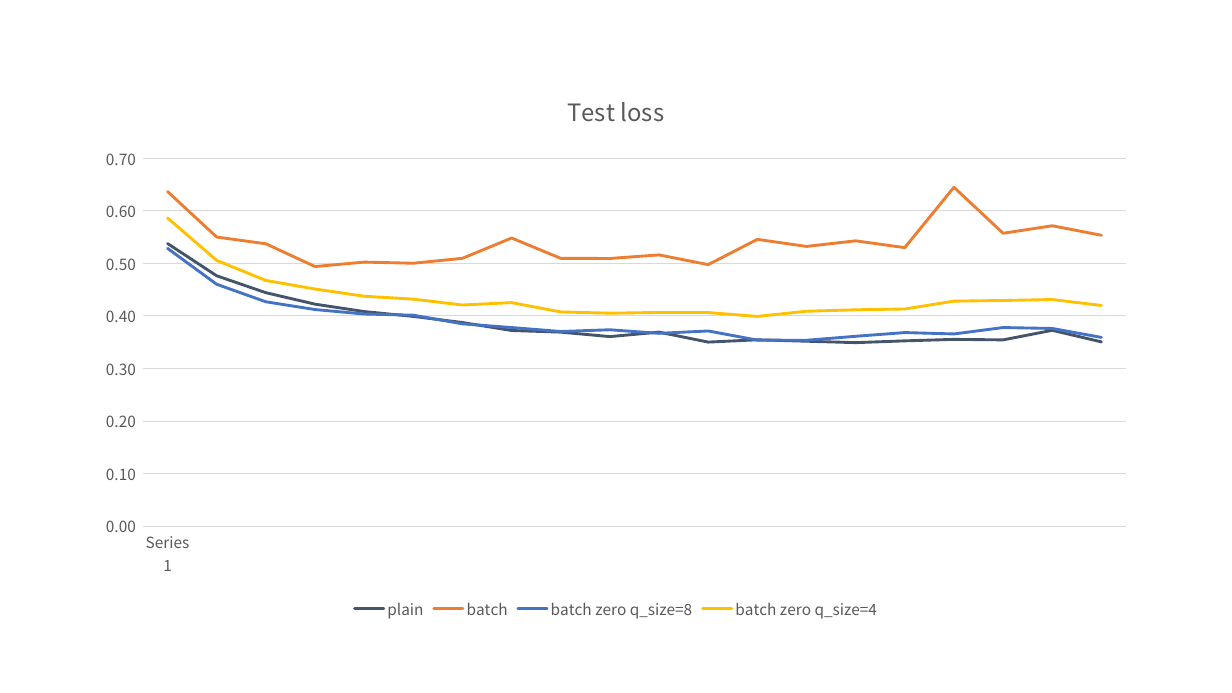
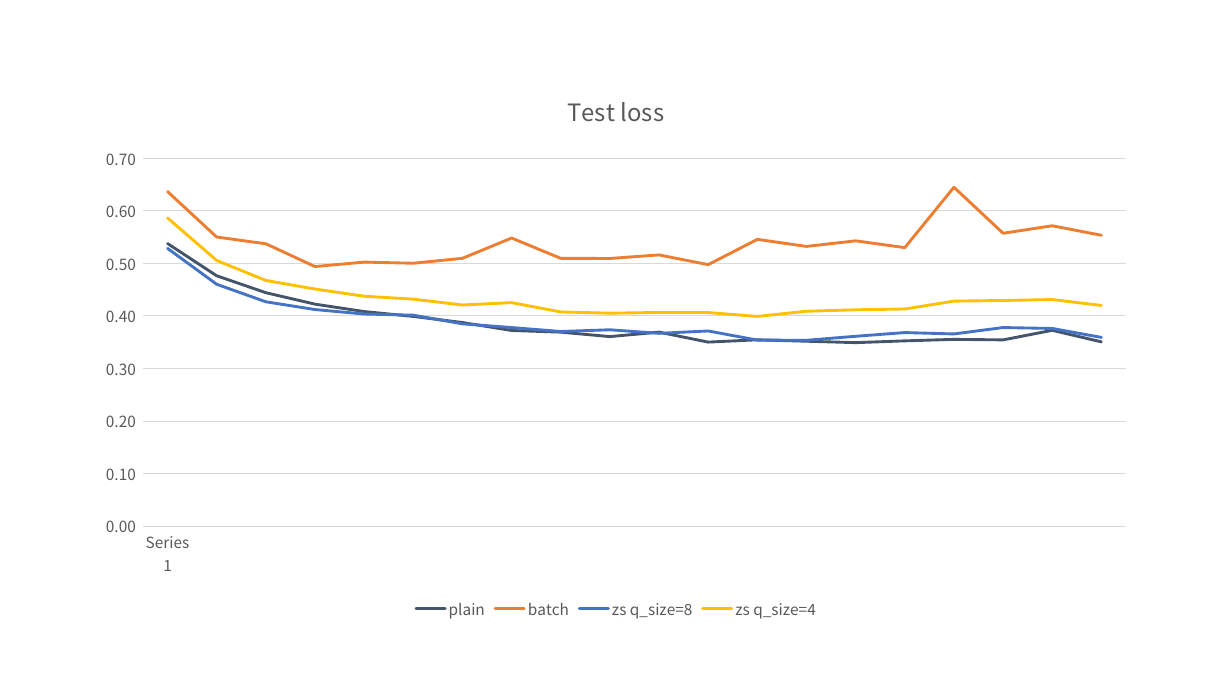
Before and after one commit to jannie601H/BatchCrypt, a slide deck: slide 13 of final_test_logs/data analyze.pptx (slide 12 before the commit). Drawn at 1232x693 pixels with LibreOffice and Linux fonts; fonts in the diff are those of the drawing. Boxes give left, top, right and bottom in pixels: in the first picture for what was removed or moved away, otherwise in the second. Text is boxed around its words. In the diff, an @@ line names an element or a change of style, - is before the commit and + after.

```diff
--- a/final_test_logs/data analyze.pptx
+++ b/final_test_logs/data analyze.pptx
@@ line chart at (85, 71, 1148, 625) @@
-batch zero q_size=8: 0.53, 0.46, 0.43, 0.41, 0.4, 0.4, 0.38, 0.38, 0.37, 0.37, 0.37, 0.37, 0.35, 0.35, 0.36, 0.37, 0.37, 0.38, 0.38, 0.36
+zs q_size=8: 0.53, 0.46, 0.43, 0.41, 0.4, 0.4, 0.38, 0.38, 0.37, 0.37, 0.37, 0.37, 0.35, 0.35, 0.36, 0.37, 0.37, 0.38, 0.38, 0.36
-batch zero q_size=4: 0.59, 0.51, 0.47, 0.45, 0.44, 0.43, 0.42, 0.43, 0.41, 0.41, 0.41, 0.41, 0.4, 0.41, 0.41, 0.41, 0.43, 0.43, 0.43, 0.42
+zs q_size=4: 0.59, 0.51, 0.47, 0.45, 0.44, 0.43, 0.42, 0.43, 0.41, 0.41, 0.41, 0.41, 0.4, 0.41, 0.41, 0.41, 0.43, 0.43, 0.43, 0.42
```
Also in this commit, not shown: 3 other slides changed, 1 slide added.
